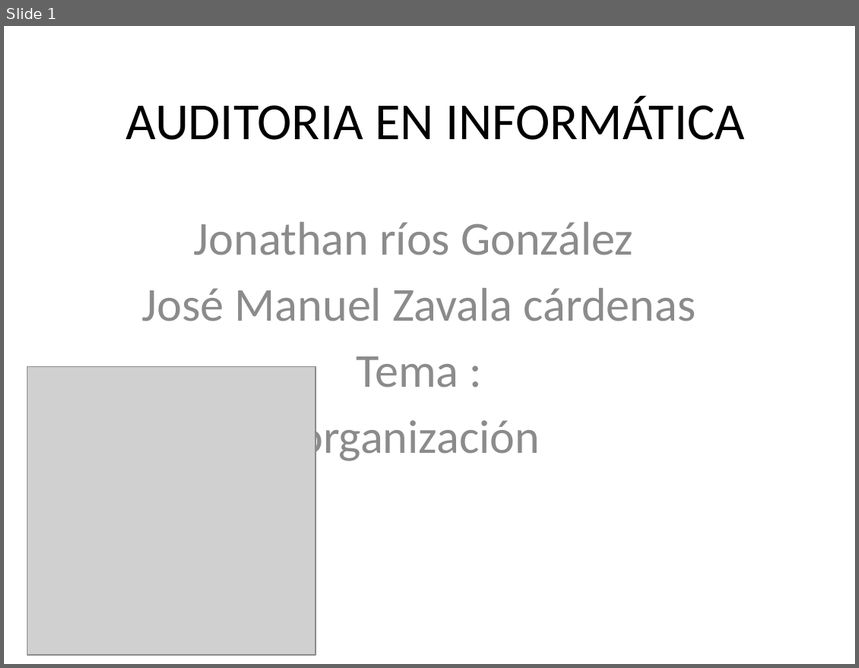
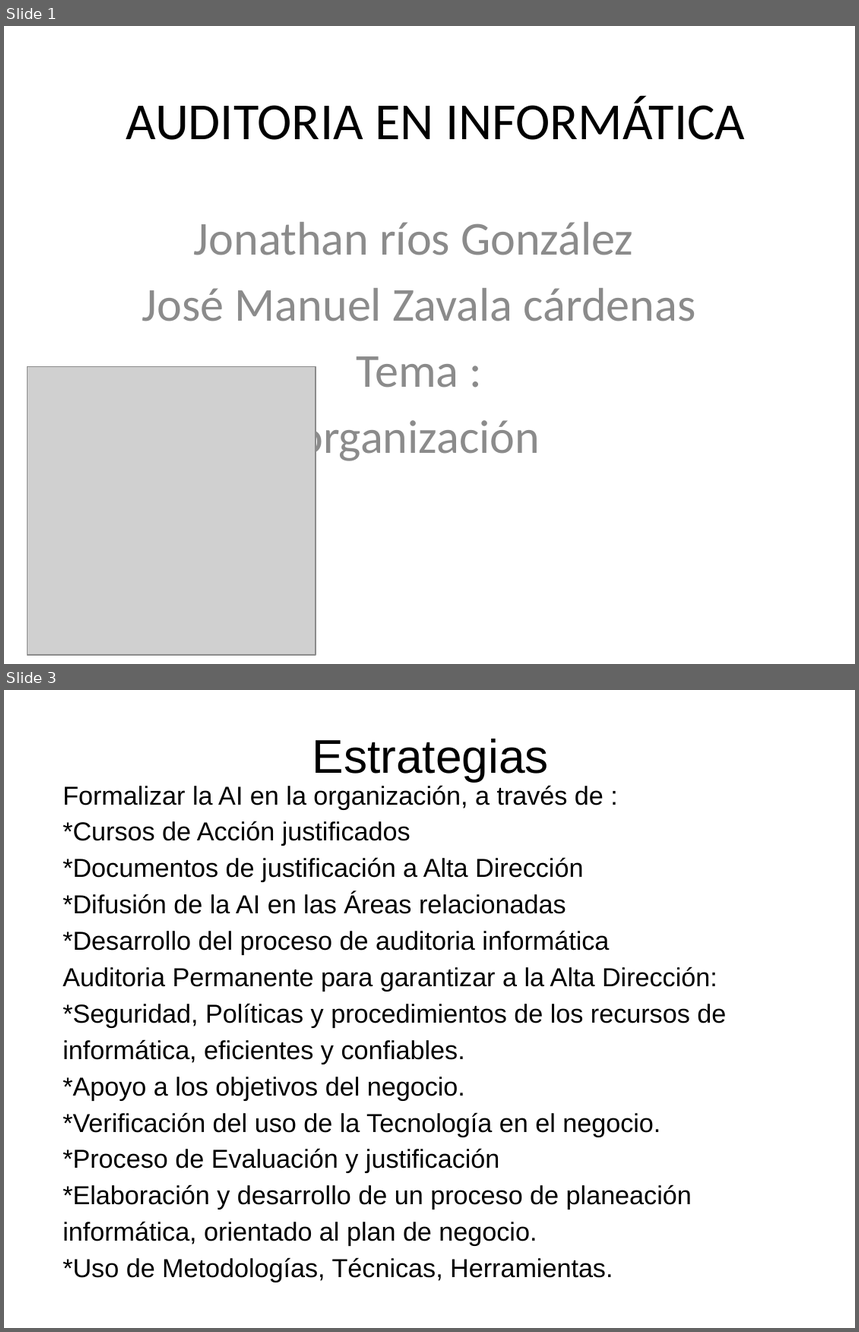
Before and after one commit to lc850/auditoria, a slide deck: unidad III (organizacion).pptx. Shown one above the other, each under a label of ours: slide 1 before the commit, slides 1 and 3 after it; the slides between them are not shown. The pictures are 859x668 and 859x1332 pixels, drawn with LibreOffice and Linux fonts; fonts in the diff are those of the drawing; grey boxes stand for pictures. Boxes give left, top, right and bottom in pixels: in the first picture for what was removed or moved away, otherwise in the second. Text is boxed around its words. In the diff, an @@ line names an element or a change of style, - is before the commit and + after.

```diff
--- a/unidad III (organizacion).pptx
+++ b/unidad III (organizacion).pptx
@@ slide 3 added at (x1=4, y1=690, x2=855, y2=1328), background #FFFFFF @@
@@ title added at (x1=313, y1=739, x2=549, y2=781), 40 pt, text #000000 @@
+Estrategias
@@ text added at (x1=63, y1=785, x2=726, y2=1278), 22 pt, text #000000 @@
+Formalizar la AI en la organización, a través de :
+*Cursos de Acción justificados
+*Documentos de justificación a Alta Dirección
+*Difusión de la AI en las Áreas relacionadas
+*Desarrollo del proceso de auditoria informática
+Auditoria Permanente para garantizar a la Alta Dirección:
+*Seguridad, Políticas y procedimientos de los recursos de
+informática, eficientes y confiables.
+*Apoyo a los objetivos del negocio.
+*Verificación del uso de la Tecnología en el negocio.
+*Proceso de Evaluación y justificación
+*Elaboración y desarrollo de un proceso de planeación
+informática, orientado al plan de negocio.
+*Uso de Metodologías, Técnicas, Herramientas.
```
Also in this commit, not shown: 3 other slides added, 1 other file.
